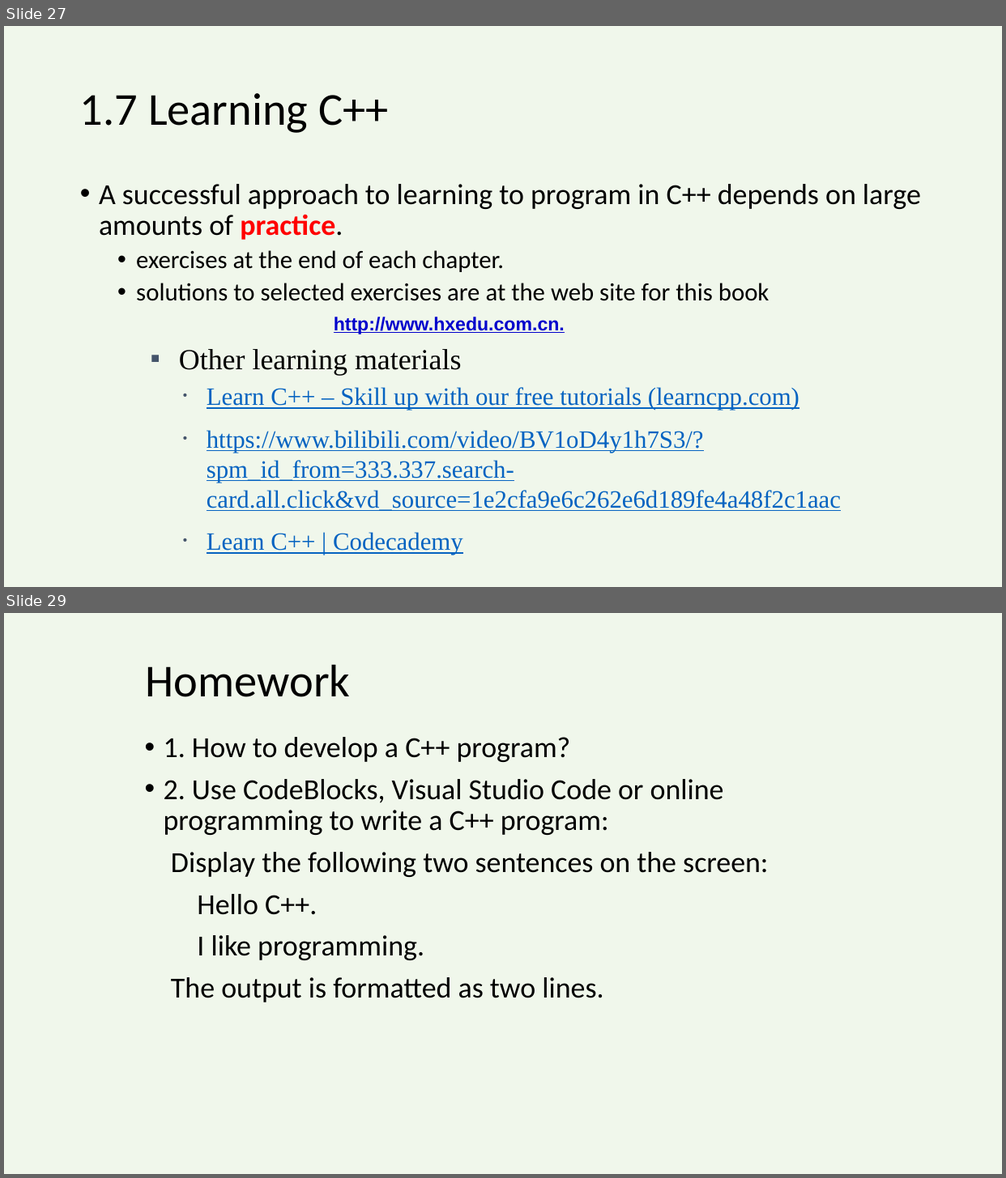
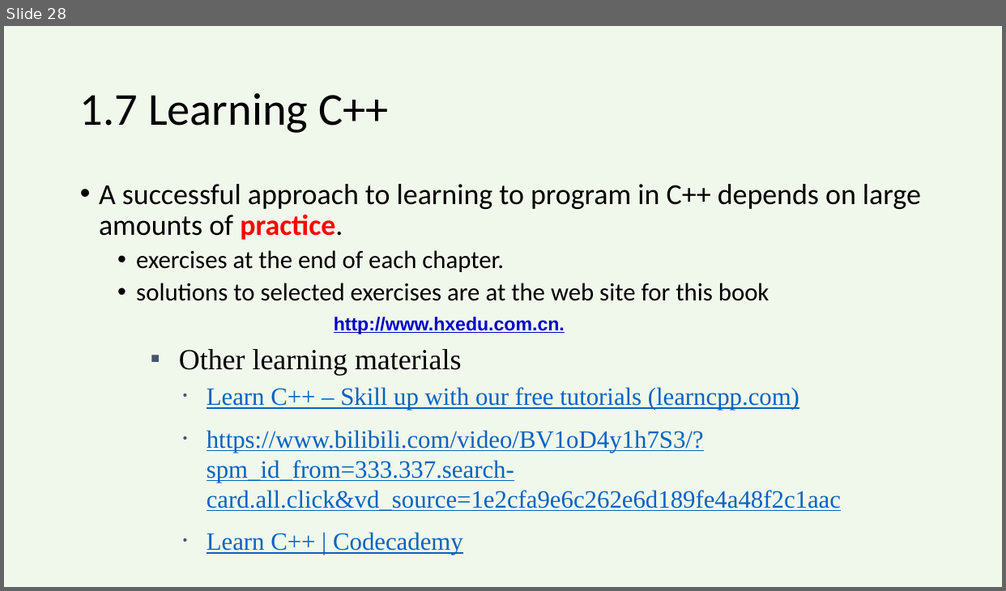
Before and after one commit to zhangmeishan/zhangmeishan.github.com, a slide deck: HLLP/1-cpp-introduction.pptx. Shown one above the other, each under a label of ours: slides 27 and 29 before the commit, slide 28 after it; the slides between them are not shown. The pictures are 1006x1178 and 1006x591 pixels, drawn with LibreOffice and Linux fonts; fonts in the diff are those of the drawing. Boxes give left, top, right and bottom in pixels: in the first picture for what was removed or moved away, otherwise in the second. Text is boxed around its words. In the diff, an @@ line names an element or a change of style, - is before the commit and + after.

```diff
--- a/HLLP/1-cpp-introduction.pptx
+++ b/HLLP/1-cpp-introduction.pptx
@@ slide 29 removed at (4, 613, 1002, 1174), background #E2F0D9 at 50% opacity @@
@@ title removed at (146, 664, 351, 697) @@
-Homework
@@ text removed at (164, 737, 768, 1003) @@
-• 1. How to develop a C++ program?
-• 2. Use CodeBlocks, Visual Studio Code or online programming to write a C++ program:
-Display the following two sentences on the screen:
-Hello C++.
-I like programming.
-The output is formatted as two lines.
@@ what was slide 27 is now slide 28 @@
```
Also in this commit, not shown: 1 slide changed, 1 slide added, 1 other file.
